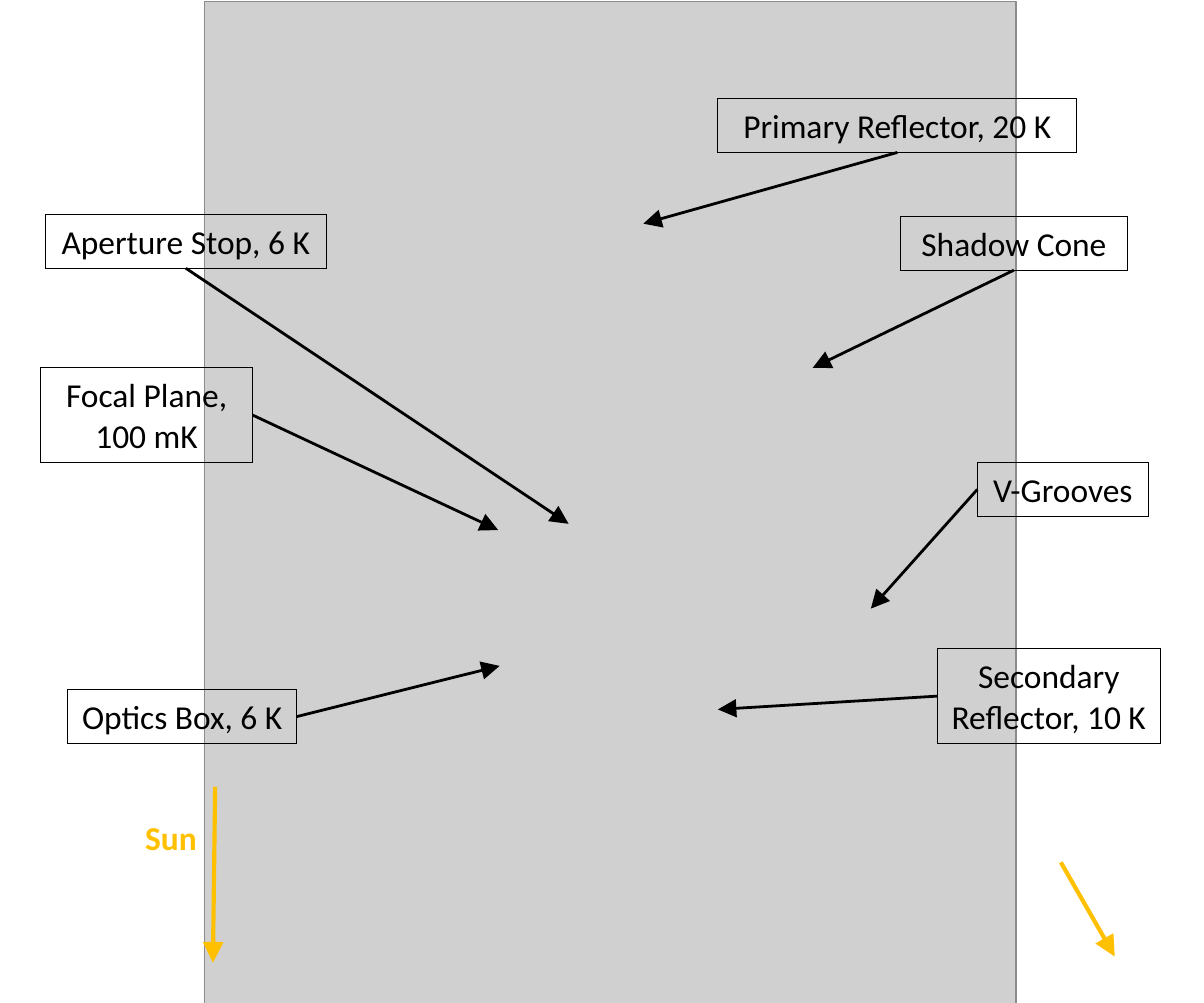
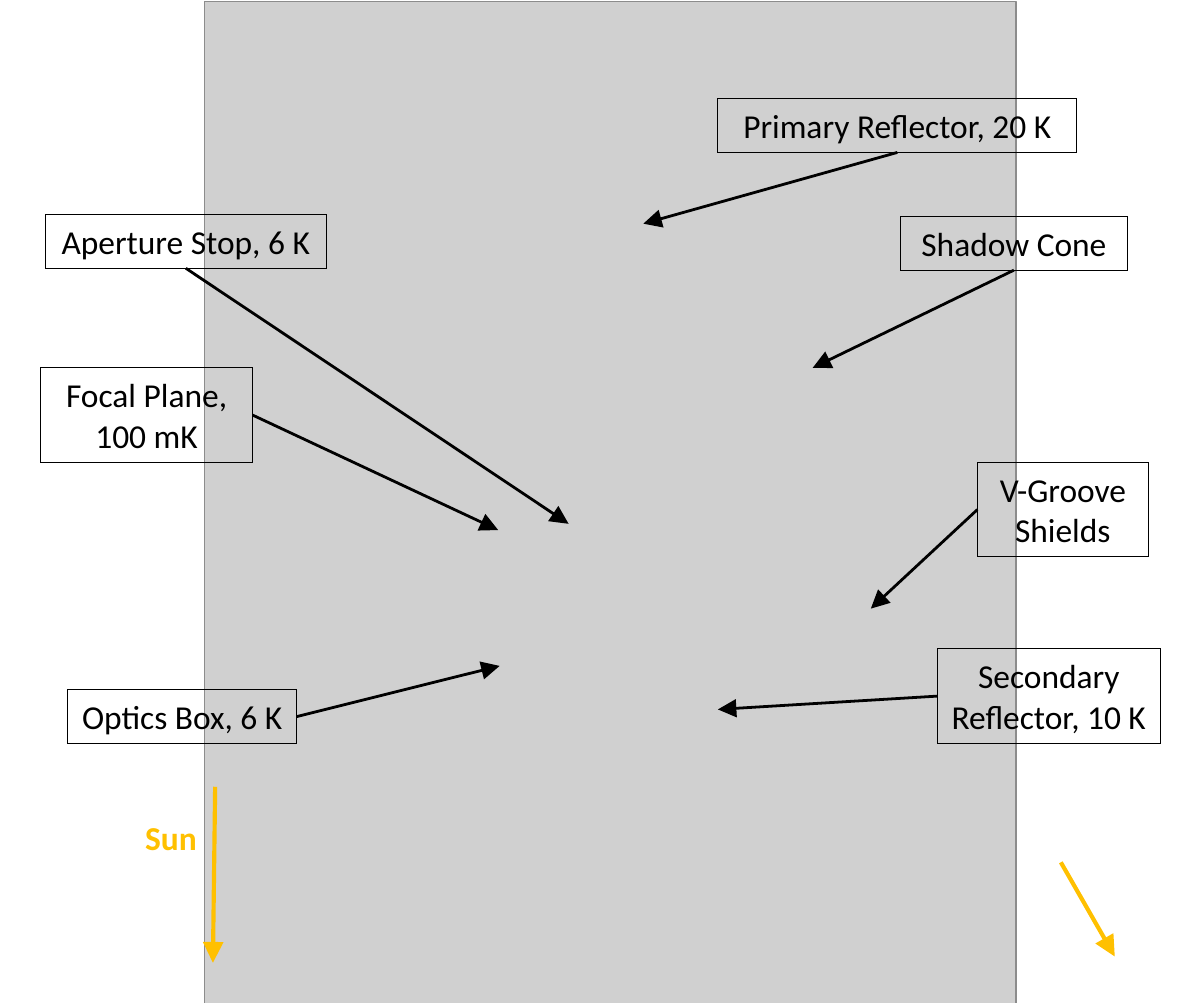
Before and after one commit to CMB-Probe/SPIE_optics_paper, a slide deck: slide 2 of editing_images/PICO_CAD_annotated.pptx. Drawn at 1204x1003 pixels with LibreOffice and Linux fonts; fonts in the diff are those of the drawing; grey boxes stand for pictures. Boxes give left, top, right and bottom in pixels: in the first picture for what was removed or moved away, otherwise in the second. Text is boxed around its words. In the diff, an @@ line names an element or a change of style, - is before the commit and + after.

```diff
--- a/editing_images/PICO_CAD_annotated.pptx
+++ b/editing_images/PICO_CAD_annotated.pptx
@@ rectangle "V-Groove Shields": place and size @@
-rectangle "V-Groove Shields" at (978, 463, 1149, 516)
+rectangle "V-Groove Shields" at (978, 463, 1149, 558)
@@ text in rectangle at (1000, 475, 1126, 551): text changed @@
-V-Grooves
+V-Groove Shields
@@ arrow moved from (978, 490) - (871, 609) to (978, 510) - (871, 609) @@
```
Also in this commit, not shown: 1 other slide changed, 3 other files.
